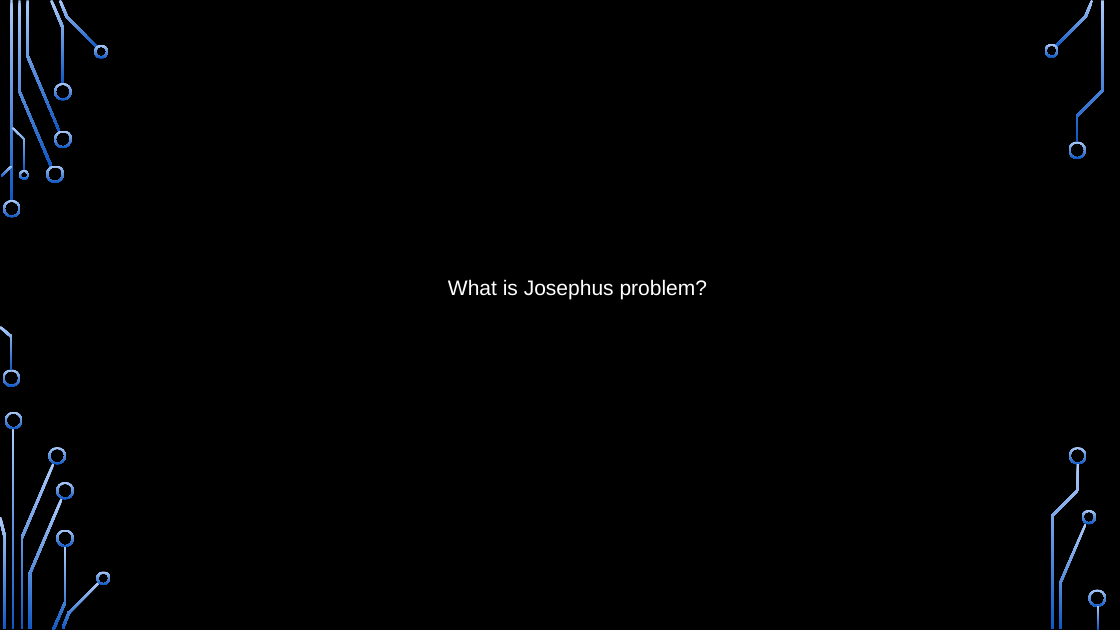
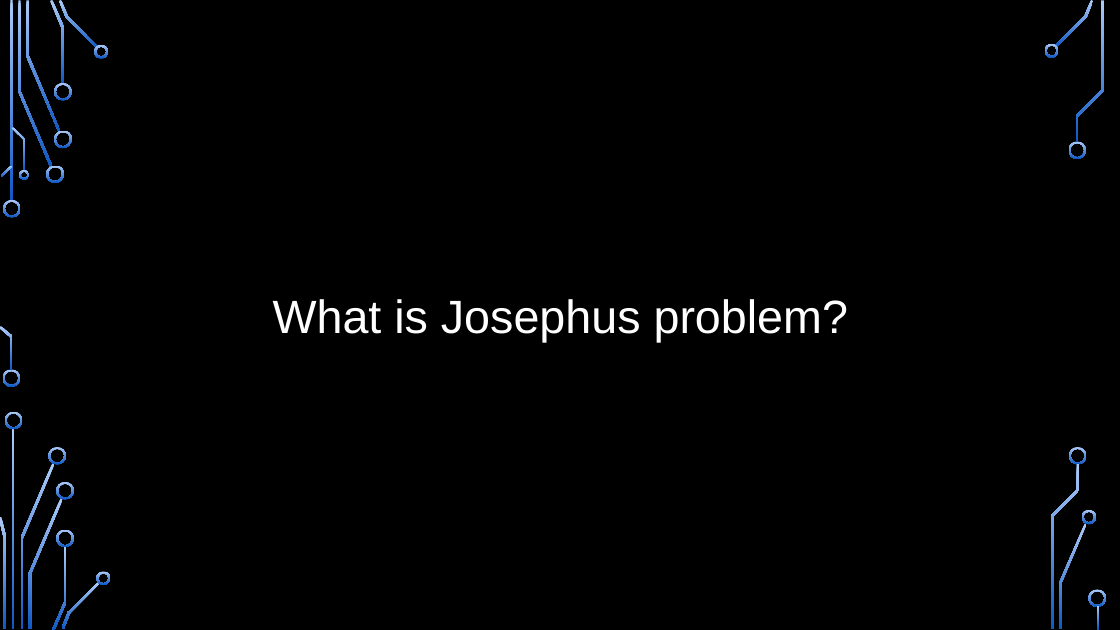
Before and after one commit to arcadesArena/college-sem3-dsaJosephusAssignment, a slide deck: slide 3 of presentaiton.pptx. Drawn at 1120x630 pixels with LibreOffice and Linux fonts; fonts in the diff are those of the drawing; background and template pictures are left out. Boxes give left, top, right and bottom in pixels: in the first picture for what was removed or moved away, otherwise in the second. Text is boxed around its words. In the diff, an @@ line names an element or a change of style, - is before the commit and + after.

```diff
--- a/presentaiton.pptx
+++ b/presentaiton.pptx
@@ text "What is Josephus problem?": place and size @@
-text "What is Josephus problem?" at bbox=[448, 279, 708, 300]
+text "What is Josephus problem?" at bbox=[273, 299, 848, 342]
@@ text "What is Josephus problem?" at bbox=[273, 299, 848, 342]: size 18 to 40 pt @@
```
Also in this commit, not shown: 6 other slides changed, 1 slide added, 1 slide removed.
